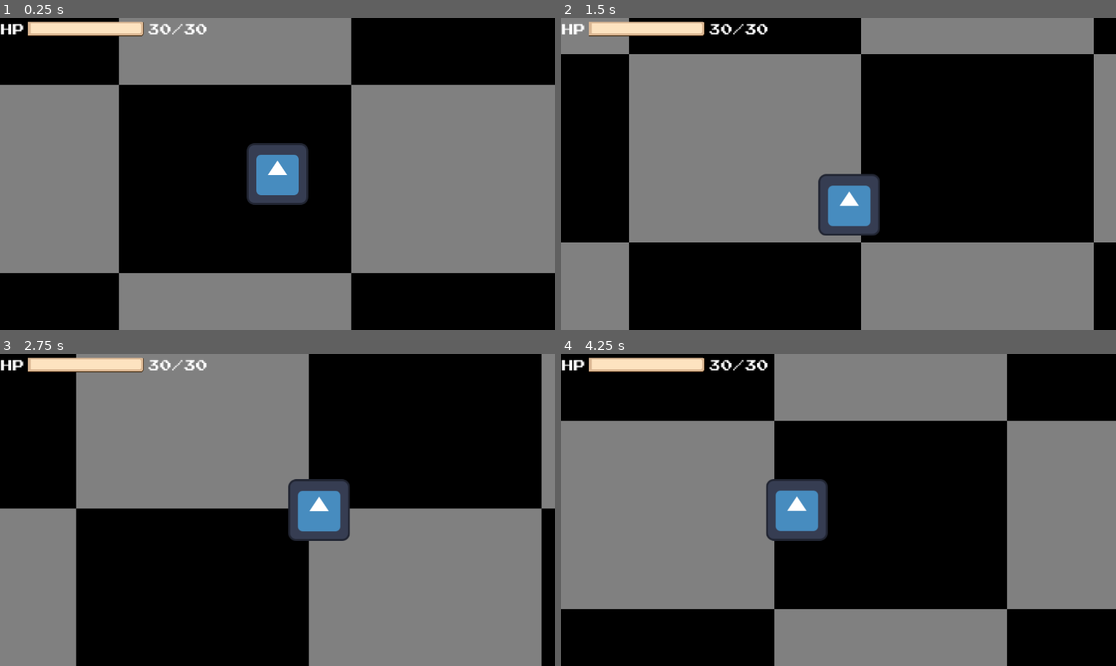
Above: before the commit, frames 1-4 (two rows, left to right).
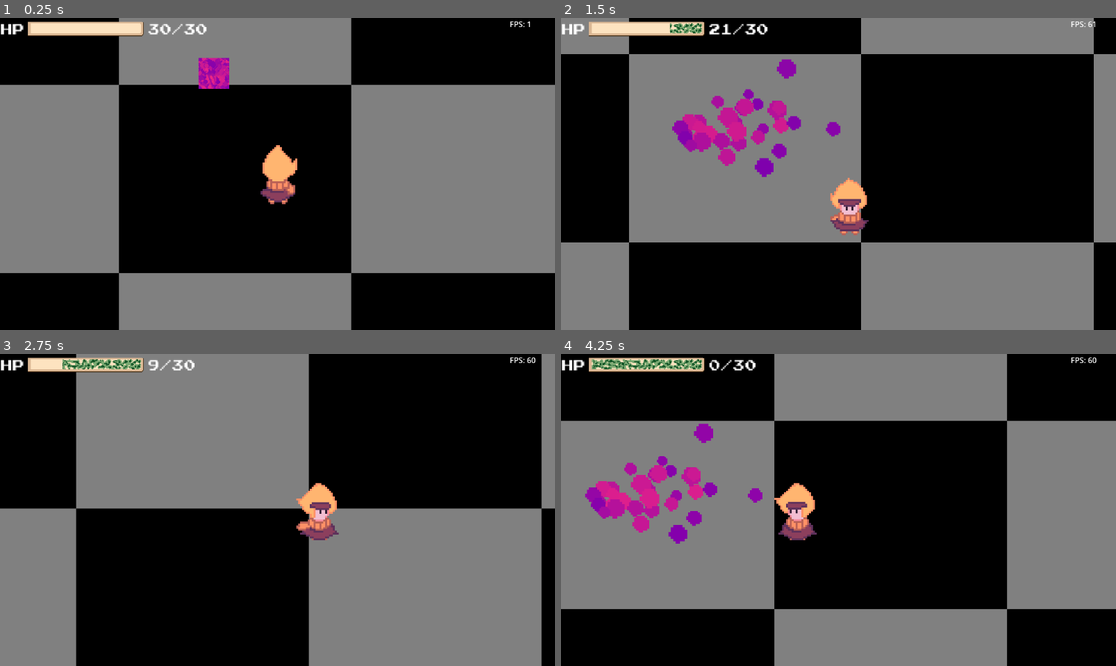
Above: after the commit, the same moments.

Repository: 0megq/PirateJam14
Game: Godot game, scene res://tests/testingScene.tscn
Two runs of this game, one before a commit and one after it. Both use one fixed random seed, a clock stepped at 60 frames per second and the inputs below. Before the commit the project starts from res://scenes/debugBackground.tscn. The engine's default icon, where the game draws it, is replaced by a stand-in: a white triangle on a blue panel in a dark square.
Inputs (mouse positions are in pixels of both pictures, inside the frame that each line leads up to):
- Up to frame 1 (0.25 s): no input
- Up to frame 2 (1.5 s): tap Enter (ui_accept) at 0.5, 0.77, 1.07 s; move the mouse to (960, 158) at 0.52 s; hold D (Right) 0.53-1.28 s; hold Right mouse button (Aim, bound only after the commit) 0.53-1.28 s; click (960, 158) at 0.8 s; move the mouse to (727, 189) at 1.27 s; hold S (Down) from 1.28 s (still down); click (727, 189) at 1.35 s
- Up to frame 3 (2.75 s): tap Enter (ui_accept) at 1.52, 1.55, 1.82 s; move the mouse to (333, 441) at 2.02 s; release S (Down) at 2.03 s; hold D (Right) from 2.03 s (still down); hold Enter (ui_accept) from 2.03 s (still down); right-click (333, 441) at 2.3 s
- Up to frame 4 (4.25 s): move the mouse to (810, 572) at 2.77 s; release D (Right) at 2.78 s; release Enter (ui_accept) at 2.78 s; hold W (Up) 2.78-3.53 s; right-click (810, 572) at 2.85 s; tap Enter (ui_accept) at 3.02, 3.32 s; click (810, 572) at 3.05 s; move the mouse to (1005, 556) at 3.52 s; hold A (Left) from 3.53 s (still down); hold Enter (ui_accept) from 3.53 s (still down); click (1005, 556) at 3.6 s

The runs differ from the first frame. In frame 1, 2.8% of the frame differs, in the area x 35-96%, y 1-60%; in frame 2, 5.2%; in frame 3, 2.8%; in frame 4, 5.7%, in the area x 4-97%, y 1-61%.

Commit message:
Jam
Added jam projectile and firing mechanic.

Added Idle animations to player.

Diff:
--- a/project/project.godot
+++ b/project/project.godot
@@ -11,7 +11,7 @@
 [application]
 
 config/name="PirateJam14"
-run/main_scene="res://scenes/debugBackground.tscn"
+run/main_scene="res://tests/testingScene.tscn"
 config/features=PackedStringArray("4.2", "Forward Plus")
 run/max_fps=60
 config/icon="res://assets/icon.svg"
@@ -50,3 +50,15 @@
 , Object(InputEventJoypadMotion,"resource_local_to_scene":false,"resource_name":"","device":-1,"axis":0,"axis_value":1.0,"script":null)
 ]
 }
+Fire={
+"deadzone": 0.5,
+"events": [Object(InputEventMouseButton,"resource_local_to_scene":false,"resource_name":"","device":-1,"window_id":0,"alt_pressed":false,"shift_pressed":false,"ctrl_pressed":false,"meta_pressed":false,"button_mask":0,"position":Vector2(0, 0),"global_position":Vector2(0, 0),"factor":1.0,"button_index":1,"canceled":false,"pressed":false,"double_click":false,"script":null)
+, Object(InputEventJoypadMotion,"resource_local_to_scene":false,"resource_name":"","device":-1,"axis":5,"axis_value":1.0,"script":null)
+]
+}
+Aim={
+"deadzone": 0.5,
+"events": [Object(InputEventMouseButton,"resource_local_to_scene":false,"resource_name":"","device":-1,"window_id":0,"alt_pressed":false,"shift_pressed":false,"ctrl_pressed":false,"meta_pressed":false,"button_mask":2,"position":Vector2(131, 6),"global_position":Vector2(135, 47),"factor":1.0,"button_index":2,"canceled":false,"pressed":true,"double_click":false,"script":null)
+, Object(InputEventJoypadMotion,"resource_local_to_scene":false,"resource_name":"","device":-1,"axis":4,"axis_value":1.0,"script":null)
+]
+}
--- a/project/scenes/debugBackground.tscn
+++ /dev/null
@@ -1,30 +0,0 @@
-[gd_scene load_steps=6 format=3 uid="uid://dh5px15tmmdix"]
-
-[ext_resource type="Shader" path="res://shaders/debugBackground.gdshader" id="1_fp35i"]
-[ext_resource type="PackedScene" uid="uid://k5a4dxqp42g2" path="res://scenes/player.tscn" id="2_6asjj"]
-[ext_resource type="PackedScene" uid="uid://b46yl3xaev06r" path="res://scenes/ui_hpContainer.tscn" id="3_lcwxe"]
-
-[sub_resource type="ShaderMaterial" id="ShaderMaterial_a6a7o"]
-shader = ExtResource("1_fp35i")
-shader_parameter/cells = 12.0
-shader_parameter/angle = 0.0
-
-[sub_resource type="PlaceholderTexture2D" id="PlaceholderTexture2D_oucpw"]
-
-[node name="DebugBackground" type="Node2D"]
-
-[node name="TextureRect" type="TextureRect" parent="."]
-modulate = Color(0.0980392, 0.0980392, 0.0941176, 1)
-material = SubResource("ShaderMaterial_a6a7o")
-offset_left = -2742.0
-offset_top = -2527.0
-offset_right = 3049.0
-offset_bottom = 2158.0
-texture = SubResource("PlaceholderTexture2D_oucpw")
-
-[node name="Player" parent="." instance=ExtResource("2_6asjj")]
-
-[node name="UI" type="CanvasLayer" parent="."]
-
-[node name="ui_hpContainer" parent="UI" node_paths=PackedStringArray("player") instance=ExtResource("3_lcwxe")]
-player = NodePath("../../Player")
--- /dev/null
+++ b/project/scenes/jam.tscn
@@ -0,0 +1,75 @@
+[gd_scene load_steps=8 format=3 uid="uid://carppqx6aqt8h"]
+
+[ext_resource type="Script" path="res://scripts/jam.gd" id="2_0q0xs"]
+[ext_resource type="Texture2D" uid="uid://f3pers13s54u" path="res://assets/jam/jam_particle.png" id="2_cm63r"]
+
+[sub_resource type="Curve" id="Curve_58tm3"]
+min_value = -50.0
+max_value = 50.0
+_data = [Vector2(0, 0.5), 0.0, -1.92308, 0, 1, Vector2(0.26, 0), -1.92308, 0.0, 1, 0, Vector2(0.411765, -0.140244), 0.0, 0.0, 0, 0, Vector2(0.498, 0.5), 0.0, 0.0, 0, 0, Vector2(0.633, 0), 0.0, 0.0, 0, 0]
+point_count = 5
+
+[sub_resource type="Curve" id="Curve_cl3pj"]
+min_value = -50.0
+max_value = 50.01
+_data = [Vector2(0, 4.42339), 0.0, 0.0, 0, 0, Vector2(0.99999, -39.8727), 0.0, 0.0, 0, 0, Vector2(1, 0), 0.0, 0.0, 0, 0]
+point_count = 3
+
+[sub_resource type="Curve" id="Curve_v0ljn"]
+min_value = -5.0
+max_value = 10.0
+_data = [Vector2(0, -4.08485), 0.0, -13.5496, 0, 0, Vector2(0.262976, 7.53857), 21.6721, 21.6721, 0, 0, Vector2(0.581315, 2.61571), 0.0, 0.0, 0, 0]
+point_count = 3
+
+[sub_resource type="Gradient" id="Gradient_0helv"]
+colors = PackedColorArray(0.676108, 0.189161, 1, 1, 0.980643, 0.721723, 0.962221, 1)
+
+[sub_resource type="Gradient" id="Gradient_8svgi"]
+colors = PackedColorArray(0.557868, 0.00108862, 0.697978, 1, 1, 0.370842, 0.550971, 1)
+
+[node name="jam" type="CPUParticles2D"]
+z_index = 1
+texture_filter = 1
+scale = Vector2(1.24141, 0.545139)
+amount = 32
+explosiveness = 1.0
+texture = ExtResource("2_cm63r")
+gravity = Vector2(0, 0)
+initial_velocity_min = 100.0
+initial_velocity_max = 500.0
+angular_velocity_min = -50.0
+angular_velocity_max = 50.0
+angular_velocity_curve = SubResource("Curve_58tm3")
+linear_accel_min = 50.0
+linear_accel_max = 50.0
+linear_accel_curve = SubResource("Curve_cl3pj")
+scale_amount_max = 2.0
+scale_amount_curve = SubResource("Curve_v0ljn")
+color = Color(1, 0.615686, 1, 1)
+color_ramp = SubResource("Gradient_0helv")
+color_initial_ramp = SubResource("Gradient_8svgi")
+script = ExtResource("2_0q0xs")
+
+[node name="Area2D" type="Area2D" parent="."]
+
+[node name="CollisionPolygon2D" type="CollisionPolygon2D" parent="Area2D"]
+polygon = PackedVector2Array(18.5273, 23.8471, 80.5535, 128.408, 304.492, 190.777, 327.047, -3.66879, 287.576, -214.624, 86.9978, -130.242, 18.5273, -27.5159)
+
+[node name="endTimer" type="Timer" parent="."]
+wait_time = 0.8
+one_shot = true
+autostart = true
+
+[node name="splatTimer" type="Timer" parent="."]
+wait_time = 0.5
+one_shot = true
+autostart = true
+
+[node name="decayTimer" type="Timer" parent="."]
+wait_time = 250.0
+one_shot = true
+autostart = true
+
+[connection signal="timeout" from="endTimer" to="." method="_on_timer_timeout"]
+[connection signal="timeout" from="splatTimer" to="." method="_on_splat_timer_timeout"]
+[connection signal="timeout" from="decayTimer" to="." method="_on_decay_timer_timeout"]
--- a/project/scenes/player.tscn
+++ b/project/scenes/player.tscn
@@ -1,11 +1,138 @@
-[gd_scene load_steps=6 format=3 uid="uid://k5a4dxqp42g2"]
+[gd_scene load_steps=40 format=3 uid="uid://csvup43edsyfq"]
 
 [ext_resource type="Script" path="res://scripts/player.gd" id="1_i8wxh"]
-[ext_resource type="Texture2D" uid="uid://3bmuqpyf71nj" path="res://assets/icon.svg" id="2_kam74"]
-
-[sub_resource type="AtlasTexture" id="AtlasTexture_op3n7"]
-atlas = ExtResource("2_kam74")
-region = Rect2(0, 0, 128, 128)
+[ext_resource type="Texture2D" uid="uid://dvado8u5bd2qb" path="res://assets/Jam-Boy_Front_Idle_Pro.png" id="2_mey24"]
+[ext_resource type="Texture2D" uid="uid://brgj0vmfkde2a" path="res://assets/Jam-Boy_Back_Idle_Pro.png" id="2_tuv1h"]
+[ext_resource type="Texture2D" uid="uid://bxd7dj71k5phy" path="res://assets/Jam-Boy_Left_Idle_Pro.png" id="4_3uhmy"]
+[ext_resource type="Texture2D" uid="uid://cviwvkbkj1qgl" path="res://assets/Jam-Boy_Right_Idle_Pro.png" id="5_ip0ip"]
+
+[sub_resource type="AtlasTexture" id="AtlasTexture_pampt"]
+atlas = ExtResource("2_tuv1h")
+region = Rect2(0, 0, 32, 32)
+
+[sub_resource type="AtlasTexture" id="AtlasTexture_mx2x2"]
+atlas = ExtResource("2_tuv1h")
+region = Rect2(32, 0, 32, 32)
+
+[sub_resource type="AtlasTexture" id="AtlasTexture_f1blf"]
+atlas = ExtResource("2_tuv1h")
+region = Rect2(64, 0, 32, 32)
+
+[sub_resource type="AtlasTexture" id="AtlasTexture_umrjn"]
+atlas = ExtResource("2_tuv1h")
+region = Rect2(96, 0, 32, 32)
+
+[sub_resource type="AtlasTexture" id="AtlasTexture_6f3b2"]
+atlas = ExtResource("2_tuv1h")
+region = Rect2(128, 0, 32, 32)
+
+[sub_resource type="AtlasTexture" id="AtlasTexture_1sb7u"]
+atlas = ExtResource("2_tuv1h")
+region = Rect2(160, 0, 32, 32)
+
+[sub_resource type="AtlasTexture" id="AtlasTexture_74s2r"]
+atlas = ExtResource("2_tuv1h")
+region = Rect2(192, 0, 32, 32)
+
+[sub_resource type="AtlasTexture" id="AtlasTexture_mhcpw"]
+atlas = ExtResource("2_tuv1h")
+region = Rect2(224, 0, 32, 32)
+
+[sub_resource type="AtlasTexture" id="AtlasTexture_iwicr"]
+atlas = ExtResource("2_mey24")
+region = Rect2(0, 0, 32, 32)
+
+[sub_resource type="AtlasTexture" id="AtlasTexture_tetq2"]
+atlas = ExtResource("2_mey24")
+region = Rect2(32, 0, 32, 32)
+
+[sub_resource type="AtlasTexture" id="AtlasTexture_ajahq"]
+atlas = ExtResource("2_mey24")
+region = Rect2(64, 0, 32, 32)
+
+[sub_resource type="AtlasTexture" id="AtlasTexture_3ltww"]
+atlas = ExtResource("2_mey24")
+region = Rect2(96, 0, 32, 32)
+
+[sub_resource type="AtlasTexture" id="AtlasTexture_u5otc"]
+atlas = ExtResource("2_mey24")
+region = Rect2(128, 0, 32, 32)
+
+[sub_resource type="AtlasTexture" id="AtlasTexture_ksi5o"]
+atlas = ExtResource("2_mey24")
+region = Rect2(160, 0, 32, 32)
+
+[sub_resource type="AtlasTexture" id="AtlasTexture_sagcg"]
+atlas = ExtResource("2_mey24")
+region = Rect2(192, 0, 32, 32)
+
+[sub_resource type="AtlasTexture" id="AtlasTexture_vc5xo"]
+atlas = ExtResource("2_mey24")
+region = Rect2(224, 0, 32, 32)
+
+[sub_resource type="AtlasTexture" id="AtlasTexture_vaipn"]
+atlas = ExtResource("4_3uhmy")
+region = Rect2(0, 0, 32, 32)
+
+[sub_resource type="AtlasTexture" id="AtlasTexture_fqe7c"]
+atlas = ExtResource("4_3uhmy")
+region = Rect2(32, 0, 32, 32)
+
+[sub_resource type="AtlasTexture" id="AtlasTexture_vw4qy"]
+atlas = ExtResource("4_3uhmy")
+region = Rect2(64, 0, 32, 32)
+
+[sub_resource type="AtlasTexture" id="AtlasTexture_j422u"]
+atlas = ExtResource("4_3uhmy")
+region = Rect2(96, 0, 32, 32)
+
+[sub_resource type="AtlasTexture" id="AtlasTexture_hp2wg"]
+atlas = ExtResource("4_3uhmy")
+region = Rect2(128, 0, 32, 32)
+
+[sub_resource type="AtlasTexture" id="AtlasTexture_f5g2y"]
+atlas = ExtResource("4_3uhmy")
+region = Rect2(160, 0, 32, 32)
+
+[sub_resource type="AtlasTexture" id="AtlasTexture_b0tbf"]
+atlas = ExtResource("4_3uhmy")
+region = Rect2(192, 0, 32, 32)
+
+[sub_resource type="AtlasTexture" id="AtlasTexture_8umgf"]
+atlas = ExtResource("4_3uhmy")
+region = Rect2(224, 0, 32, 32)
+
+[sub_resource type="AtlasTexture" id="AtlasTexture_r1awk"]
+atlas = ExtResource("5_ip0ip")
+region = Rect2(0, 0, 32, 32)
+
+[sub_resource type="AtlasTexture" id="AtlasTexture_auxa8"]
+atlas = ExtResource("5_ip0ip")
+region = Rect2(32, 0, 32, 32)
+
+[sub_resource type="AtlasTexture" id="AtlasTexture_knpdh"]
+atlas = ExtResource("5_ip0ip")
+region = Rect2(64, 0, 32, 32)
+
+[sub_resource type="AtlasTexture" id="AtlasTexture_d6v81"]
+atlas = ExtResource("5_ip0ip")
+region = Rect2(96, 0, 32, 32)
+
+[sub_resource type="AtlasTexture" id="AtlasTexture_6vcre"]
+atlas = ExtResource("5_ip0ip")
+region = Rect2(128, 0, 32, 32)
+
+[sub_resource type="AtlasTexture" id="AtlasTexture_vg0yd"]
+atlas = ExtResource("5_ip0ip")
+region = Rect2(160, 0, 32, 32)
+
+[sub_resource type="AtlasTexture" id="AtlasTexture_pkeoc"]
+atlas = ExtResource("5_ip0ip")
+region = Rect2(192, 0, 32, 32)
+
+[sub_resource type="AtlasTexture" id="AtlasTexture_dybab"]
+atlas = ExtResource("5_ip0ip")
+region = Rect2(224, 0, 32, 32)
 
 [sub_resource type="SpriteFrames" id="SpriteFrames_t8tky"]
 animations = [{
@@ -21,11 +148,119 @@
 }, {
 "frames": [{
 "duration": 1.0,
-"texture": SubResource("AtlasTexture_op3n7")
+"texture": SubResource("AtlasTexture_pampt")
+}, {
+"duration": 1.0,
+"texture": SubResource("AtlasTexture_mx2x2")
+}, {
+"duration": 1.0,
+"texture": SubResource("AtlasTexture_f1blf")
+}, {
+"duration": 1.0,
+"texture": SubResource("AtlasTexture_umrjn")
+}, {
+"duration": 1.0,
+"texture": SubResource("AtlasTexture_6f3b2")
+}, {
+"duration": 1.0,
+"texture": SubResource("AtlasTexture_1sb7u")
+}, {
+"duration": 1.0,
+"texture": SubResource("AtlasTexture_74s2r")
+}, {
+"duration": 1.0,
+"texture": SubResource("AtlasTexture_mhcpw")
 }],
-"loop": false,
-"name": &"Idle",
-"speed": 5.0
+"loop": true,
+"name": &"Idle_Back",
+"speed": 8.0
+}, {
+"frames": [{
+"duration": 1.0,
+"texture": SubResource("AtlasTexture_iwicr")
+}, {
+"duration": 1.0,
+"texture": SubResource("AtlasTexture_tetq2")
+}, {
+"duration": 1.0,
+"texture": SubResource("AtlasTexture_ajahq")
+}, {
+"duration": 1.0,
+"texture": SubResource("AtlasTexture_3ltww")
+}, {
+"duration": 1.0,
+"texture": SubResource("AtlasTexture_u5otc")
+}, {
+"duration": 1.0,
+"texture": SubResource("AtlasTexture_ksi5o")
+}, {
+"duration": 1.0,
+"texture": SubResource("AtlasTexture_sagcg")
+}, {
+"duration": 1.0,
+"texture": SubResource("AtlasTexture_vc5xo")
+}],
+"loop": true,
+"name": &"Idle_Front",
+"speed": 8.0
+}, {
+"frames": [{
+"duration": 1.0,
+"texture": SubResource("AtlasTexture_vaipn")
+}, {
+"duration": 1.0,
+"texture": SubResource("AtlasTexture_fqe7c")
+}, {
+"duration": 1.0,
+"texture": SubResource("AtlasTexture_vw4qy")
+}, {
+"duration": 1.0,
+"texture": SubResource("AtlasTexture_j422u")
+}, {
+"duration": 1.0,
+"texture": SubResource("AtlasTexture_hp2wg")
+}, {
+"duration": 1.0,
+"texture": SubResource("AtlasTexture_f5g2y")
+}, {
+"duration": 1.0,
+"texture": SubResource("AtlasTexture_b0tbf")
+}, {
+"duration": 1.0,
+"texture": SubResource("AtlasTexture_8umgf")
+}],
+"loop": true,
+"name": &"Idle_Left",
+"speed": 8.0
+}, {
+"frames": [{
+"duration": 1.0,
+"texture": SubResource("AtlasTexture_r1awk")
+}, {
+"duration": 1.0,
+"texture": SubResource("AtlasTexture_auxa8")
+}, {
+"duration": 1.0,
+"texture": SubResource("AtlasTexture_knpdh")
+}, {
+"duration": 1.0,
+"texture": SubResource("AtlasTexture_d6v81")
+}, {
+"duration": 1.0,
+"texture": SubResource("AtlasTexture_6vcre")
+}, {
+"duration": 1.0,
+"texture": SubResource("AtlasTexture_vg0yd")
+}, {
+"duration": 1.0,
+"texture": SubResource("AtlasTexture_pkeoc")
+}, {
+"duration": 1.0,
+"texture": SubResource("AtlasTexture_dybab")
+}],
+"loop": true,
+"name": &"Idle_Right",
+"speed": 8.0
 }, {
 "frames": [],
 "loop": true,
@@ -35,13 +270,14 @@
 "frames": [],
 "loop": true,
 "name": &"Stopping",
-"speed": 5.0
+"speed": 8.0
 }]
 
 [sub_resource type="RectangleShape2D" id="RectangleShape2D_yditj"]
-size = Vector2(128, 127)
+size = Vector2(129, 127)
 
 [node name="Player" type="CharacterBody2D"]
+z_index = 1
 script = ExtResource("1_i8wxh")
 
 [node name="Camera2D" type="Camera2D" parent="."]
@@ -53,12 +289,20 @@
 drag_bottom_margin = 0.02
 
 [node name="AnimatedSprite2D" type="AnimatedSprite2D" parent="."]
+texture_filter = 1
+position = Vector2(1, -0.499996)
+scale = Vector2(4, 3.96875)
 sprite_frames = SubResource("SpriteFrames_t8tky")
-animation = &"Idle"
-frame_progress = 0.197672
+animation = &"Idle_Back"
+frame_progress = 0.282593
 
 [node name="CollisionShape2D" type="CollisionShape2D" parent="."]
-position = Vector2(0, -0.5)
+position = Vector2(0.5, -0.5)
 shape = SubResource("RectangleShape2D_yditj")
 
 [node name="hurtTimer" type="Timer" parent="."]
+
+[node name="jamTimer" type="Timer" parent="."]
+wait_time = 0.2
+
+[connection signal="timeout" from="jamTimer" to="." method="_on_jam_timer_timeout"]
--- /dev/null
+++ b/project/scripts/jam.gd
@@ -0,0 +1,13 @@
+extends CPUParticles2D
+
+
+func _on_splat_timer_timeout() -> void:
+	z_index = 0
+
+
+func _on_timer_timeout() -> void:
+	process_mode = PROCESS_MODE_DISABLED
+
+
+func _on_decay_timer_timeout() -> void:
+	queue_free()
--- a/project/scripts/player.gd
+++ b/project/scripts/player.gd
@@ -2,26 +2,95 @@
 extends CharacterBody2D
 
 signal healthChanged
+#timers
+@onready var hurtTimer := $hurtTimer
+@onready var jamTimer := $jamTimer
+@onready var animatedSprite := $AnimatedSprite2D
 
-@onready var hurtTimer := $hurtTimer
-
-#Speed & Acceleration may need to be tweaked based on other gameplay elements, slime, etc.
+var scene_JamProjectile = load("res://scenes/jam.tscn")
+#Speed & Acceleration may need to be tweaked based on other gameplay elements, slime, size etc.
 @export var maxSpeed: float = 800.0
 @export var acceleration: float = 200.0
 
+
+
+#health
 @export var maxHealth: int = 30
 @onready var currentHealth: int = maxHealth
 var isHurt: bool = false
+#states
+var isFiring: bool = true
+var isAiming: bool = false
 
+#debug
+var particleAmount = 0
+#/debug
+
+func _ready() -> void:
+	pass
 
 func _physics_process(_delta: float) -> void:
+
 	var direction := Input.get_vector("Left","Right","Up","Down")
+
+	#Direction states
+	if direction == Vector2.RIGHT:
+		animatedSprite.play("Idle_Right")
+	elif direction == Vector2.LEFT:
+		animatedSprite.play("Idle_Left")
+	elif direction == Vector2.UP:
+		animatedSprite.play("Idle_Back")
+	elif direction == Vector2.DOWN:
+		animatedSprite.play("Idle_Front")
+	#Movement
 	velocity = velocity.move_toward(direction * maxSpeed, acceleration)
 	#Removes speed-down before speeding back up. Satisfying :D
 	if direction == Vector2(0,0):
 		velocity = Vector2(0,0)
 
 	move_and_slide()
+
+	#Aiming
+	if Input.is_action_pressed("Aim"):
+		isAiming = true
+	else:
+		isAiming = false
+
+	#Firing - modify if/else statements once regular attack is ready.
+	if Input.is_action_just_pressed("Fire") and isAiming:
+		isFiring = true
+		fire()
+	elif Input.is_action_just_released("Fire"):
+		isFiring = false
+
+
+
+func fire() -> void:
+	var jamProjectile = scene_JamProjectile.instantiate()
+	var playerPosition: Vector2 = global_position
+	var mousePosition:= get_global_mouse_position()
+	var joystickDirectionR: Vector2 = Vector2(Input.get_joy_axis(0, JOY_AXIS_RIGHT_X),
+		Input.get_joy_axis(0, JOY_AXIS_RIGHT_Y))
+
+	jamProjectile.visible = true
+	jamProjectile.global_position = playerPosition
+
+	#Determines whether or not the player is using a controller for aiming.
+	if Input.get_joy_axis(0, JOY_AXIS_TRIGGER_LEFT):
+		jamProjectile.rotation = joystickDirectionR.angle()
+	else:
+		jamProjectile.rotation = global_position.angle_to_point(mousePosition)
+	#Shoots the projectile.
+	jamProjectile.set_emitting(true)
+	get_parent().add_child(jamProjectile)
+	particleAmount = particleAmount + 32
+	jamTimer.start()
+
+
+func _on_jam_timer_timeout() -> void:
+	if isFiring:
+		fire()
+
 
 
 func hurtByEnemy(dmg: int) -> void:
@@ -37,7 +106,9 @@
 	isHurt = false
 
 
-#uncomment to test damage by pressing spacebar.
-#func _input(event: InputEvent) -> void:
-	#if event.is_action_pressed("ui_accept"):
-		#hurtByEnemy(3)
+#Debug
+func _input(event: InputEvent) -> void:
+	if event.is_action_pressed("ui_accept"):
+		hurtByEnemy(3)
+		print(particleAmount)
+#/debug
--- /dev/null
+++ b/project/scripts/ui_FPS.gd
@@ -0,0 +1,11 @@
+extends Label
+
+# Called when the node enters the scene tree for the first time.
+func _ready() -> void:
+	pass # Replace with function body.
+
+
+# Called every frame. 'delta' is the elapsed time since the previous frame.
+func _process(_delta: float) -> void:
+	var fps = Engine.get_frames_per_second()
+	text = "FPS: " + str(fps)
--- /dev/null
+++ b/project/tests/testingScene.tscn
@@ -0,0 +1,99 @@
+[gd_scene load_steps=12 format=3 uid="uid://byr4y4xd4m7t5"]
+
+[ext_resource type="Shader" path="res://shaders/debugBackground.gdshader" id="1_y34au"]
+[ext_resource type="PackedScene" uid="uid://csvup43edsyfq" path="res://scenes/player.tscn" id="2_483u8"]
+[ext_resource type="Texture2D" uid="uid://dckked44u57u6" path="res://assets/jam/jam.png" id="3_wpo24"]
+[ext_resource type="Texture2D" uid="uid://bufrjklvnjm4j" path="res://assets/jam/jam_tileable.png" id="4_c8o3e"]
+[ext_resource type="PackedScene" path="res://scenes/ui_hpContainer.tscn" id="5_6yi12"]
+[ext_resource type="Script" path="res://scripts/ui_FPS.gd" id="6_6k30u"]
+
+[sub_resource type="ShaderMaterial" id="ShaderMaterial_a6a7o"]
+shader = ExtResource("1_y34au")
+shader_parameter/cells = 12.0
+shader_parameter/angle = 0.0
+
+[sub_resource type="PlaceholderTexture2D" id="PlaceholderTexture2D_oucpw"]
+
+[sub_resource type="Shader" id="Shader_rwwar"]
+code = "shader_type canvas_item;
+
+uniform sampler2D flowMap; //Displacement map
+uniform float wave;    //Force of the effect
+uniform float speed;       //Speed of the effect
+uniform int frames : hint_range(1, 10); //Frames of the effect
+
+//Returns a value between 0 and 1 depending of the frames -> exemple: frames = 4, frame 1 = 0.25
+float clock(float time){
+	float fframes = float(frames);
+	return floor(mod(time * speed, fframes)) / fframes;
+}
+
+void fragment(){
+
+
+}
+
+
+// TEST CLOCK
+/*
+void fragment(){
+	float c = clock(TIME);
+	COLOR = vec4( c, c, c, 1);
+}
+*/"
+
+[sub_resource type="ShaderMaterial" id="ShaderMaterial_5edna"]
+shader = SubResource("Shader_rwwar")
+shader_parameter/wave = 0.26
+shader_parameter/speed = 3.565
+shader_parameter/frames = 1
+shader_parameter/flowMap = ExtResource("3_wpo24")
+
+[sub_resource type="ShaderMaterial" id="ShaderMaterial_armeo"]
+shader = SubResource("Shader_rwwar")
+shader_parameter/wave = 0.4
+shader_parameter/speed = 1.0
+shader_parameter/frames = 1
+shader_parameter/flowMap = ExtResource("4_c8o3e")
+
+[node name="testingScene" type="Node2D"]
+y_sort_enabled = true
+
+[node name="TextureRect" type="TextureRect" parent="."]
+modulate = Color(0.0980392, 0.0980392, 0.0941176, 1)
+material = SubResource("ShaderMaterial_a6a7o")
+offset_left = -2742.0
+offset_top = -2527.0
+offset_right = 3049.0
+offset_bottom = 2158.0
+texture = SubResource("PlaceholderTexture2D_oucpw")
+
+[node name="Player" parent="." instance=ExtResource("2_483u8")]
+
+[node name="Sprite2D" type="Sprite2D" parent="."]
+texture_filter = 1
+material = SubResource("ShaderMaterial_5edna")
+position = Vector2(-132, -209)
+texture = ExtResource("4_c8o3e")
+
+[node name="UI" type="CanvasLayer" parent="."]
+
+[node name="ui_hpContainer" parent="UI" node_paths=PackedStringArray("player") instance=ExtResource("5_6yi12")]
+player = NodePath("../../Player")
+
+[node name="ui_FPS" type="Label" parent="UI"]
+offset_left = 1058.0
+offset_top = 1.0
+offset_right = 1098.0
+offset_bottom = 24.0
+text = "FPS:"
+script = ExtResource("6_6k30u")
+
+[node name="Polygon2D" type="Polygon2D" parent="."]
+modulate = Color(1, 1, 1, 0.945098)
+texture_filter = 1
+material = SubResource("ShaderMaterial_armeo")
+position = Vector2(1992, -297)
+scale = Vector2(2.68538, 3.16143)
+texture = ExtResource("4_c8o3e")
+polygon = PackedVector2Array(53.7842, 19.8383, 18.4075, 7.18575, 18.7799, 41.6638, 23.9933, 63.8057, 40.0059, 57.1631)
Binary file added: project/assets/Jam-Boy_Back_Idle_Pro.png
Not shown, added: project/assets/Jam-Boy_Back_Idle_Pro.png.import
Binary file added: project/assets/Jam-Boy_Front_Idle_Pro.png
Not shown, added: project/assets/Jam-Boy_Front_Idle_Pro.png.import
Binary file added: project/assets/Jam-Boy_Left_Idle_Pro.png
Not shown, added: project/assets/Jam-Boy_Left_Idle_Pro.png.import
Binary file added: project/assets/Jam-Boy_Right_Idle_Pro.png
Not shown, added: project/assets/Jam-Boy_Right_Idle_Pro.png.import
Binary file added: project/assets/jam/jam.png
Not shown, added: project/assets/jam/jam.png.import
Binary file added: project/assets/jam/jam_animated.png
Not shown, added: project/assets/jam/jam_animated.png.import
(and 4 more such lines)
